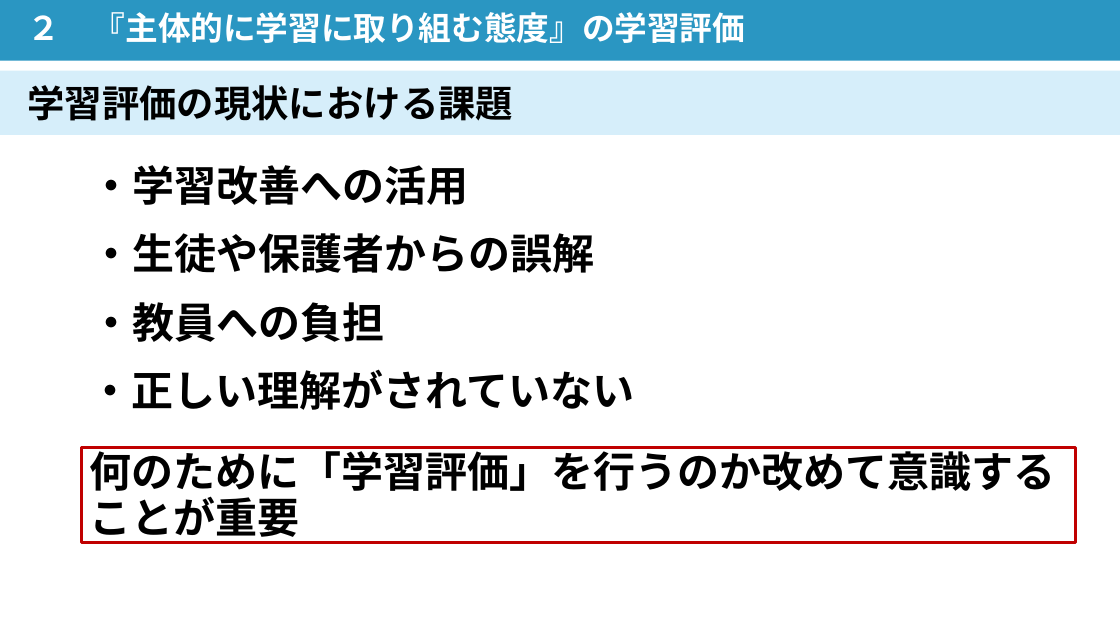
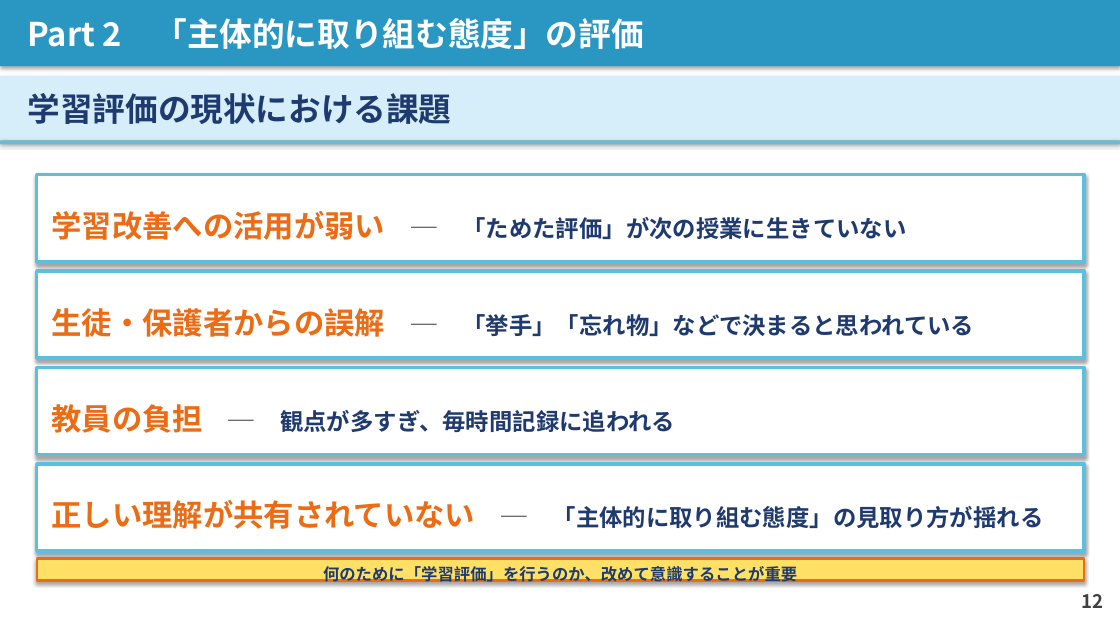
Before and after one commit to contynet730-star/con30, a slide deck: slide 12 of 講義スライド_石神井南中_20260603.pptx. Drawn at 1120x630 pixels with LibreOffice and Linux fonts; fonts in the diff are those of the drawing. Boxes give left, top, right and bottom in pixels: in the first picture for what was removed or moved away, otherwise in the second. Text is boxed around its words. In the diff, an @@ line names an element or a change of style, - is before the commit and + after.

```diff
--- a/講義スライド_石神井南中_20260603.pptx
+++ b/講義スライド_石神井南中_20260603.pptx
@@ rectangle "Part 2 「主体的に取り組む態度」の評価": place and size @@
-rectangle "Part 2 「主体的に取り組む態度」の評価" at <box>0,0,1120,60</box>
+rectangle "Part 2 「主体的に取り組む態度」の評価" at <box>0,0,1120,66</box>
@@ rectangle "Part 2 「主体的に取り組む態度」の評価" at <box>0,0,1120,66</box>: shadow on @@
@@ text in rectangle at <box>28,18,643,49</box>: text changed @@
-２ 『主体的に学習に取り組む態度』の学習評価
+Part 2 「主体的に取り組む態度」の評価
@@ rectangle "学習評価の現状における課題": place and size @@
-rectangle "学習評価の現状における課題" at <box>0,71,1120,135</box>
+rectangle "学習評価の現状における課題" at <box>0,76,1120,141</box>
@@ rectangle "学習評価の現状における課題" at <box>0,76,1120,141</box>: size 32 to 28 pt, text colour #000000 to #1F3A6E; shadow on @@
@@ rectangle added at <box>0,140,1120,144</box>, fill #5BC0DE @@
@@ rectangle added at <box>37,175,1085,262</box>, fill #FFFFFF, outline #5BC0DE 3 pt, 20 pt, text #1F3A6E, bold @@
+学習改善への活用が弱い ─ 「ためた評価」が次の授業に生きていない
@@ text removed at <box>90,165,468,205</box> @@
-・学習改善への活用
@@ text removed at <box>90,233,594,273</box> @@
-・生徒や保護者からの誤解
@@ rectangle added at <box>37,271,1085,359</box>, fill #FFFFFF, outline #5BC0DE 3 pt, 20 pt, text #1F3A6E, bold @@
+生徒・保護者からの誤解 ─ 「挙手」「忘れ物」などで決まると思われている
@@ text removed at <box>90,302,384,342</box> @@
-・教員への負担
@@ rectangle added at <box>37,367,1085,455</box>, fill #FFFFFF, outline #5BC0DE 3 pt, 20 pt, text #1F3A6E, bold @@
+教員の負担 ─ 観点が多すぎ、毎時間記録に追われる
@@ text removed at <box>90,369,635,410</box> @@
-・正しい理解がされていない
@@ rectangle added at <box>37,464,1085,551</box>, fill #FFFFFF, outline #5BC0DE 3 pt, 20 pt, text #1F3A6E, bold @@
+正しい理解が共有されていない ─ 「主体的に取り組む態度」の見取り方が揺れる
@@ rectangle "何のために「学習評価」を行うのか、改めて意識することが重要": place and size @@
-rectangle "何のために「学習評価」を行うのか、改めて意識することが重要" at <box>82,448,1075,543</box>
+rectangle "何のために「学習評価」を行うのか、改めて意識することが重要" at <box>37,559,1085,581</box>
@@ rectangle "何のために「学習評価」を行うのか、改めて意識することが重要" at <box>37,559,1085,581</box>: vertical alignment top to middle; fill none to #FFE066; outline #C00000 3 pt to #EB6C15 2 pt; shadow on @@
@@ text in rectangle at <box>323,566,797,585</box>: text changed; size 36 to 14 pt; text colour #000000 to #1F3A6E @@
-何のために「学習評価」を行うのか改めて意識することが重要
+何のために「学習評価」を行うのか、改めて意識することが重要
@@ text added at <box>1081,594,1103,608</box>, 16 pt, text #404040, bold @@
+12
```
Also in this commit, not shown: 19 other slides changed, 7 slides added, 7 slides removed, 1 other file.
